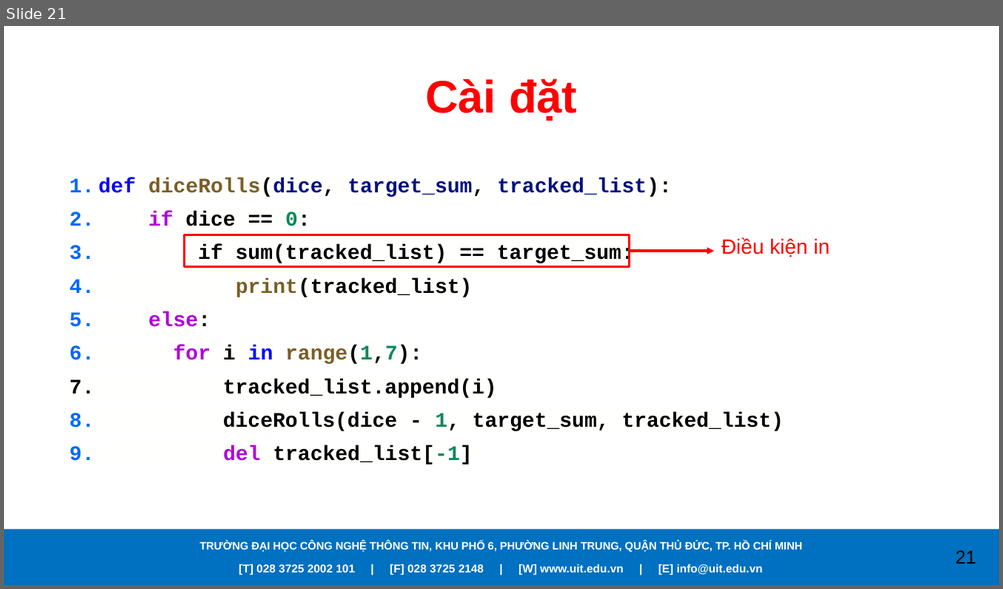
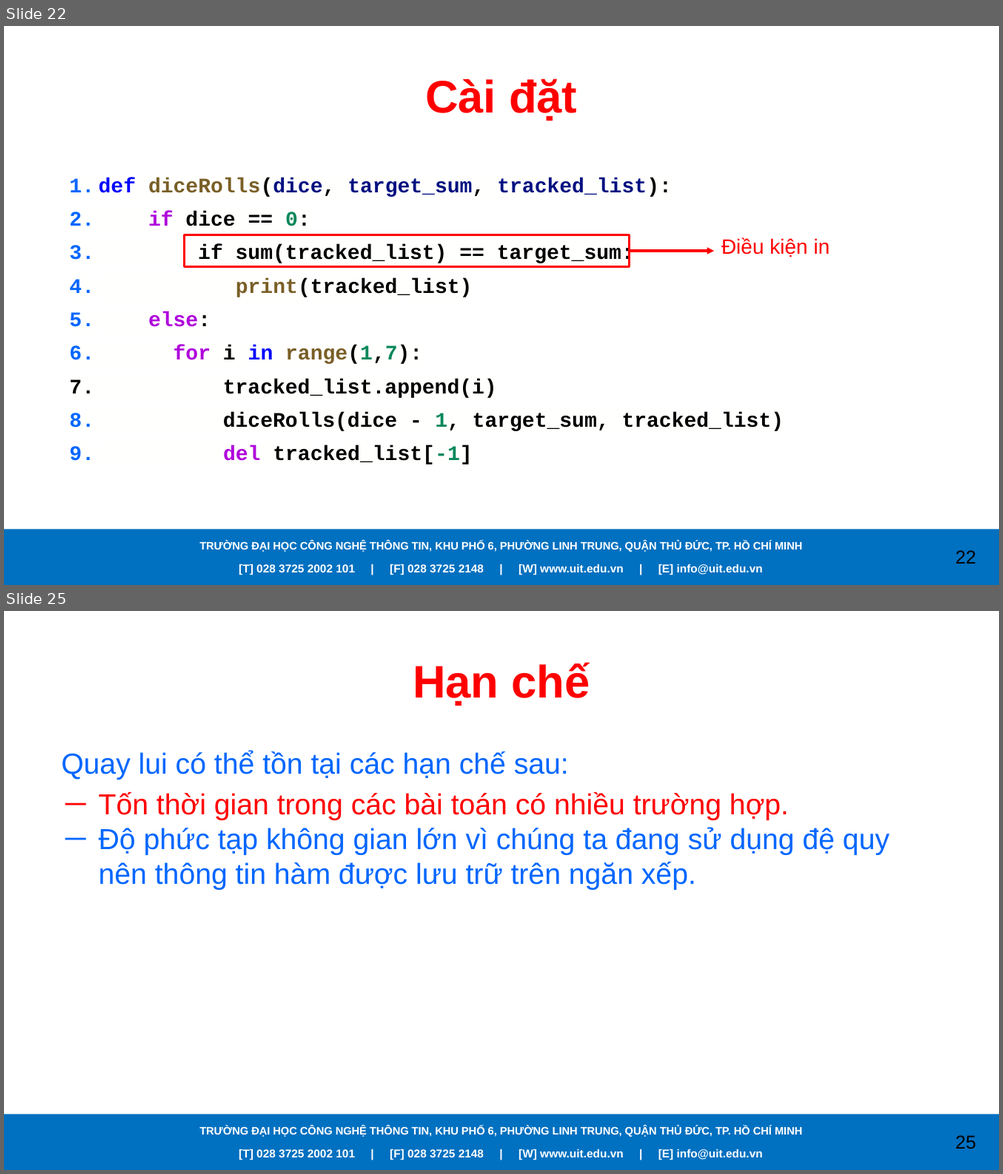
Before and after one commit to caodoanh2001/CS112.L21.KHMT, a slide deck: Seminar/Backtracking.pptx. Shown one above the other, each under a label of ours: slide 21 before the commit, slides 22 and 25 after it; the slides between them are not shown. The pictures are 1003x589 and 1003x1174 pixels, drawn with LibreOffice and Linux fonts; fonts in the diff are those of the drawing; background and template pictures are left out. Boxes give left, top, right and bottom in pixels: in the first picture for what was removed or moved away, otherwise in the second. Text is boxed around its words. In the diff, an @@ line names an element or a change of style, - is before the commit and + after.

```diff
--- a/Seminar/Backtracking.pptx
+++ b/Seminar/Backtracking.pptx
@@ slide 25 added at (4, 611, 999, 1170), background picture (left out); not listed: 4 template elements that a slide beside it also shows @@
@@ title added at (412, 662, 589, 706), 44 pt, text #FF0000, bold @@
+Hạn chế
@@ text added at (61, 751, 889, 890), 28 pt, text #0066FF @@
+Quay lui có thể tồn tại các hạn chế sau:
+─ Tốn thời gian trong các bài toán có nhiều trường hợp.
+─ Độ phức tạp không gian lớn vì chúng ta đang sử dụng đệ quy nên thông tin hàm được lưu trữ trên ngăn xếp.
@@ what was slide 21 is now slide 22 @@
@@ page number at (955, 551, 976, 564): text changed @@
-21
+22
```
Also in this commit, not shown: 8 slides changed, 3 other slides added, 2 slides removed.
